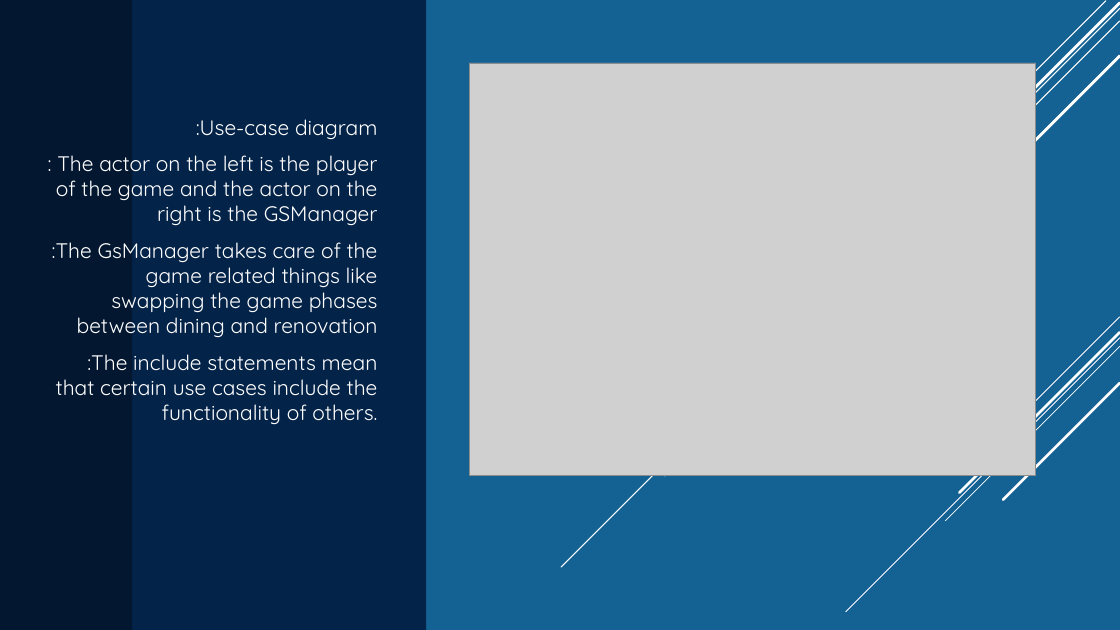
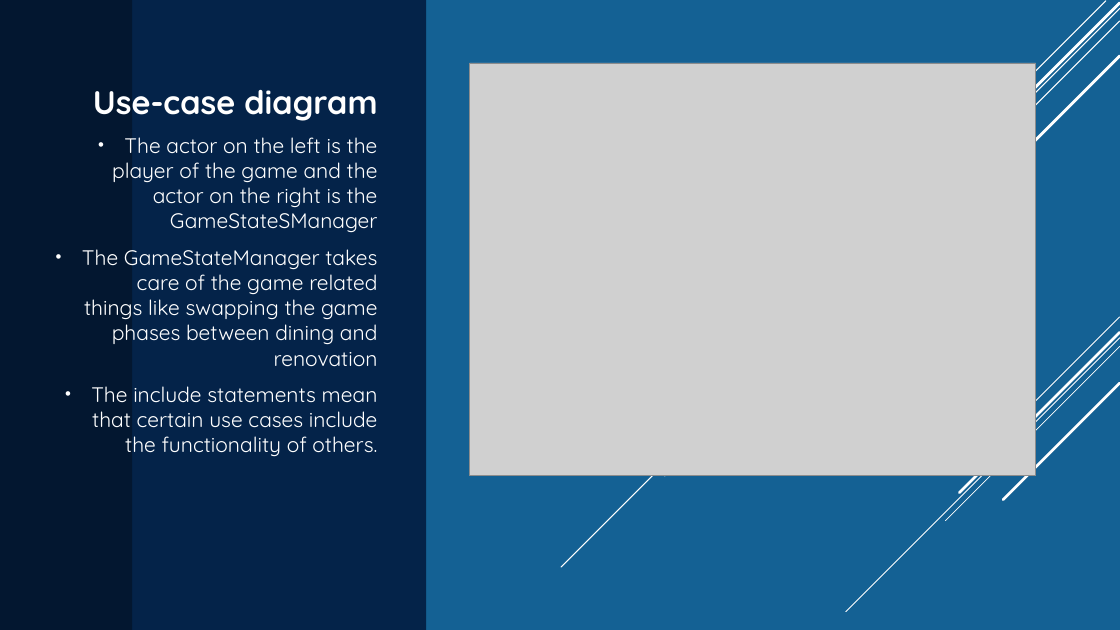
Before and after one commit to TomatechGames/Cooktastrophe, a slide deck: slide 2 of External/Documentation/Software Engineering Presentation.pptx. Drawn at 1120x630 pixels with LibreOffice and Linux fonts; fonts in the diff are those of the drawing; grey boxes stand for pictures. Boxes give left, top, right and bottom in pixels: in the first picture for what was removed or moved away, otherwise in the second. Text is boxed around its words. In the diff, an @@ line names an element or a change of style, - is before the commit and + after.

```diff
--- a/External/Documentation/Software Engineering Presentation.pptx
+++ b/External/Documentation/Software Engineering Presentation.pptx
@@ subtitle at <box>82,90,378,457</box>: text changed @@
-:Use-case diagram
-: The actor on the left is the player of the game and the actor on the right is the GSManager
-:The GsManager takes care of the game related things like swapping the game phases between dining and renovation
-:The include statements mean that certain use cases include the functionality of others.
+Use-case diagram
+• The actor on the left is the player of the game and the actor on the right is the GameStateSManager
+• The GameStateManager takes care of the game related things like swapping the game phases between dining and renovation
+• The include statements mean that certain use cases include the functionality of others.
```
Also in this commit, not shown: 4 other slides changed.
